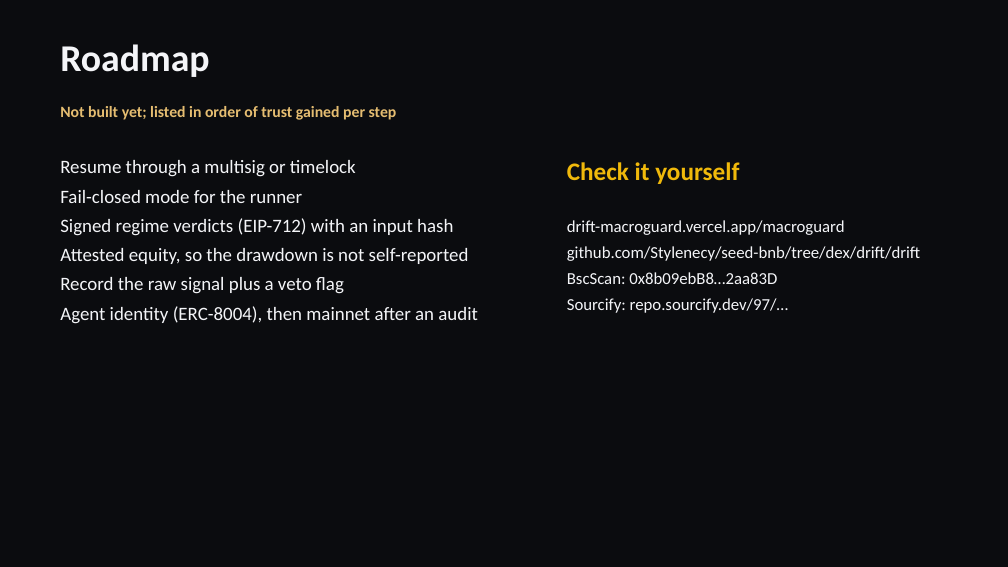
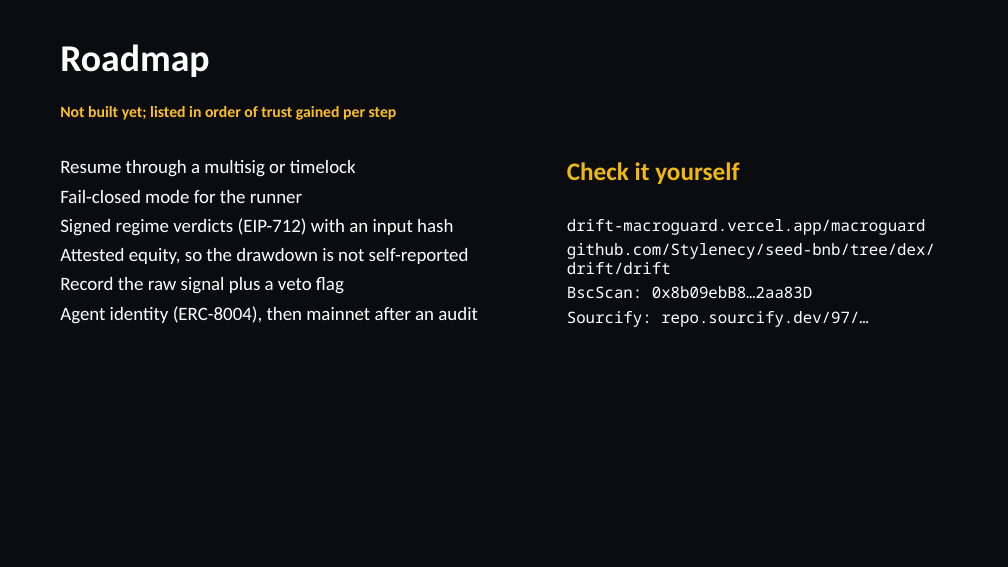
Before and after one commit to Stylenecy/seed-bnb, a slide deck: slide 10 of drift/docs/submission/DRIFT-pitch.pptx. Drawn at 1008x567 pixels with LibreOffice and Linux fonts; fonts in the diff are those of the drawing. Boxes give left, top, right and bottom in pixels: in the first picture for what was removed or moved away, otherwise in the second. Text is boxed around its words. In the diff, an @@ line names an element or a change of style, - is before the commit and + after.

```diff
--- a/drift/docs/submission/DRIFT-pitch.pptx
+++ b/drift/docs/submission/DRIFT-pitch.pptx
@@ text "Not built yet; listed in ..." at [60,106,397,120]: text colour #E5BD71 to #FBBF24 @@
@@ text "drift-macroguard.vercel.app/macroguard" at [567,219,935,327]: size 16 to 15 pt, font Calibri to Noto Sans Mono, text colour #F4F5F8 to #FFFFFF @@
```
Also in this commit, not shown: 9 other slides changed, 3 other files.
